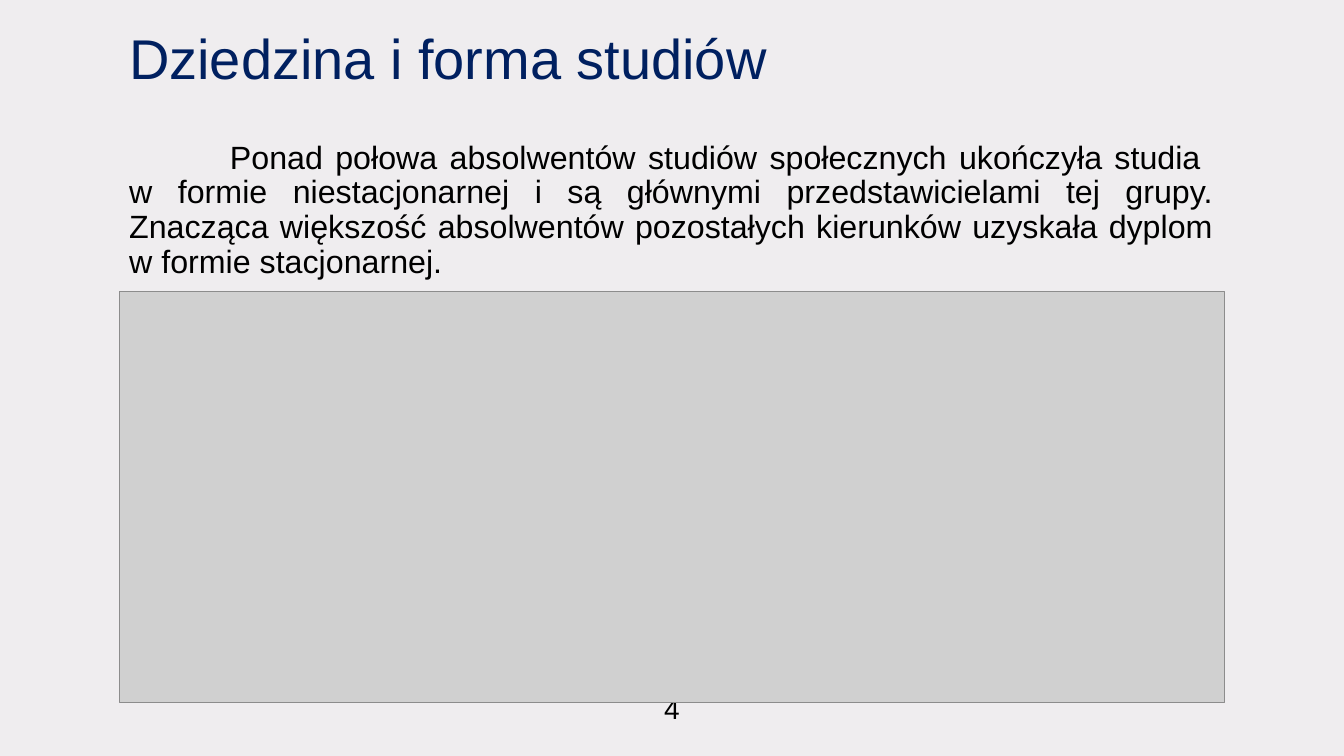
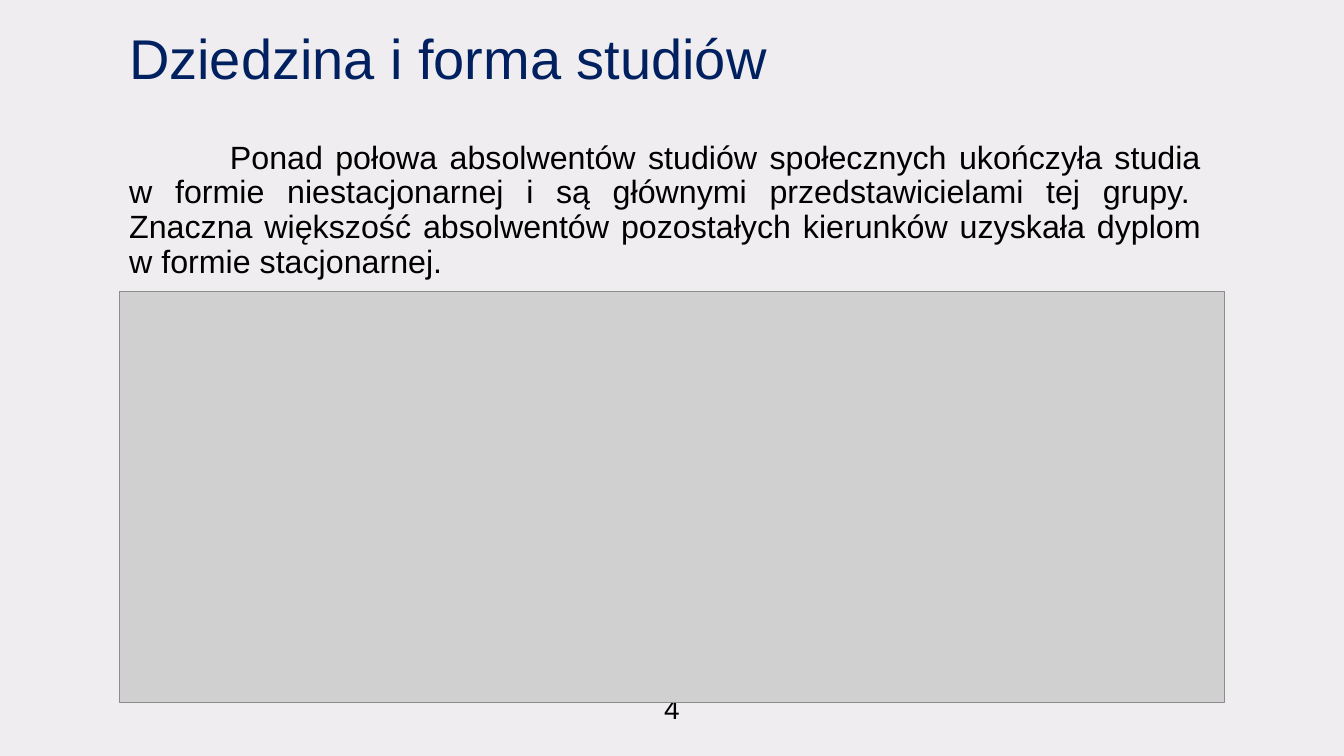
Before and after one commit to CptQuak/CasestudyGraduateEarnings, a slide deck: slide 5 of casestudy.pptx (slide 6 before the commit). Drawn at 1344x756 pixels with LibreOffice and Linux fonts; fonts in the diff are those of the drawing; grey boxes stand for pictures. Boxes give left, top, right and bottom in pixels: in the first picture for what was removed or moved away, otherwise in the second. Text is boxed around its words. In the diff, an @@ line names an element or a change of style, - is before the commit and + after.

```diff
--- a/casestudy.pptx
+++ b/casestudy.pptx
@@ text at bbox=[129, 145, 1201, 279]: text changed @@
-Ponad połowa absolwentów studiów społecznych ukończyła studia
-w formie niestacjonarnej i są głównymi przedstawicielami tej grupy. Znacząca większość absolwentów pozostałych kierunków uzyskała dyplom w formie stacjonarnej.
+Ponad połowa absolwentów studiów społecznych ukończyła studia
+w formie niestacjonarnej i są głównymi przedstawicielami tej grupy.
+Znaczna większość absolwentów pozostałych kierunków uzyskała dyplom
+w formie stacjonarnej.
```
Also in this commit, not shown: 1 other slide changed, 5 slides added, 1 slide removed, 9 other files.
